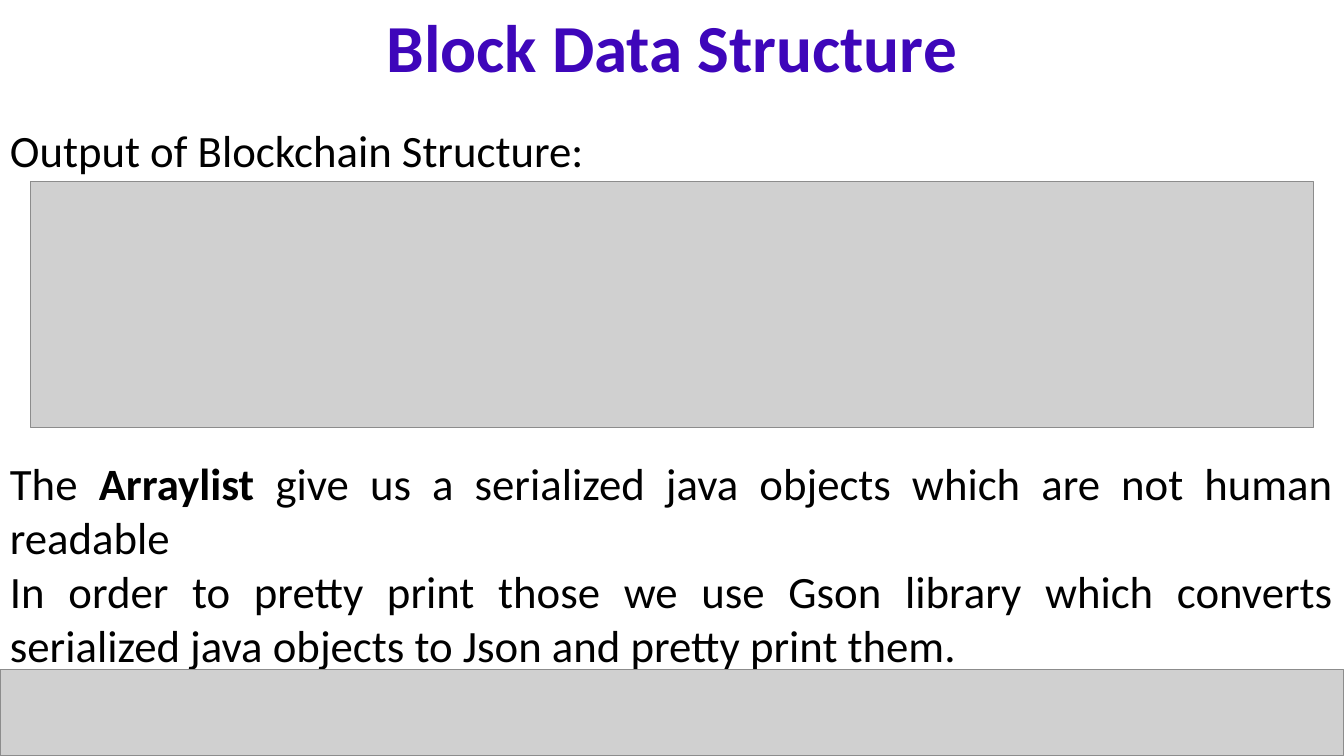
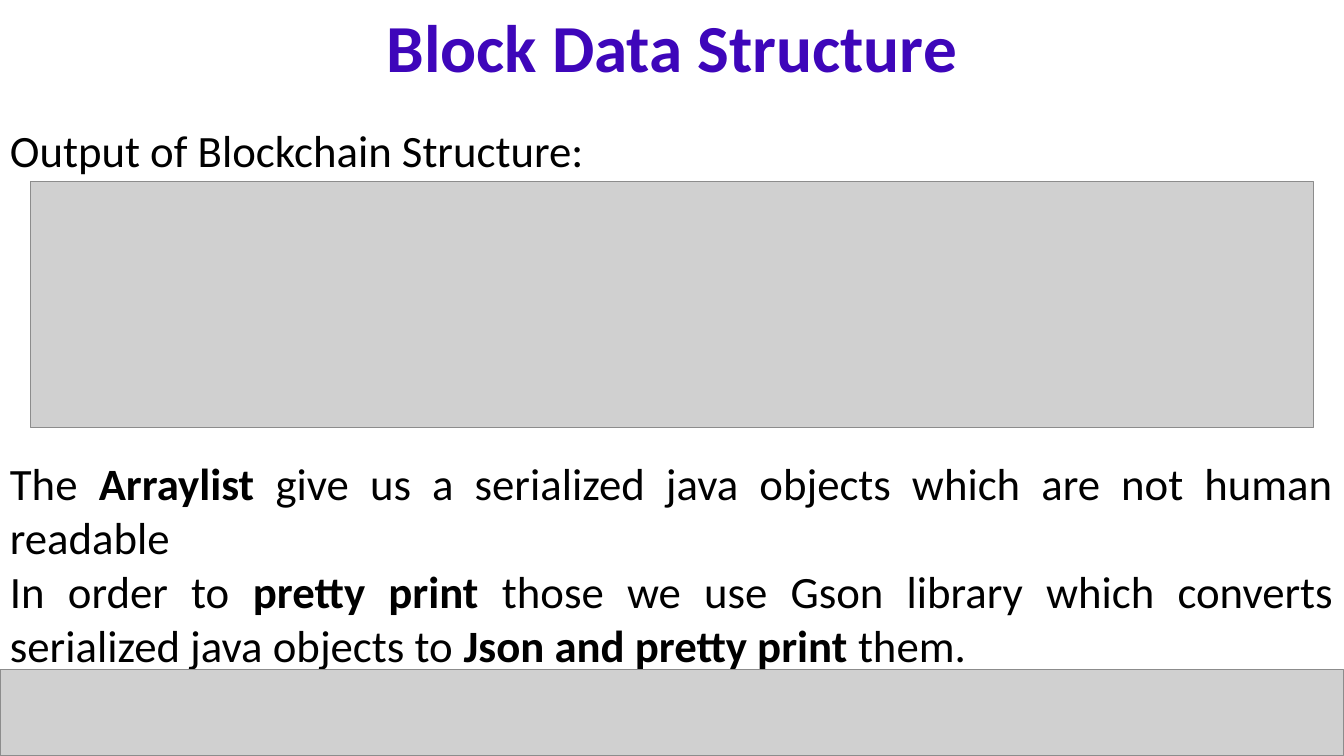
Before and after one commit to naveentiragati/bcs, a slide deck: slide 11 of EXCRED.pptx (slide 9 before the commit). Drawn at 1344x756 pixels with LibreOffice and Linux fonts; fonts in the diff are those of the drawing; grey boxes stand for pictures. Boxes give left, top, right and bottom in pixels: in the first picture for what was removed or moved away, otherwise in the second. Text is boxed around its words. In the diff, an @@ line names an element or a change of style, - is before the commit and + after.

```diff
--- a/EXCRED.pptx
+++ b/EXCRED.pptx
@@ text at bbox=[10, 576, 1333, 673]: bold on in "pretty print Json and pretty print" @@
```
Also in this commit, not shown: 4 other slides changed, 5 slides added, 2 slides removed, 1 other file.
